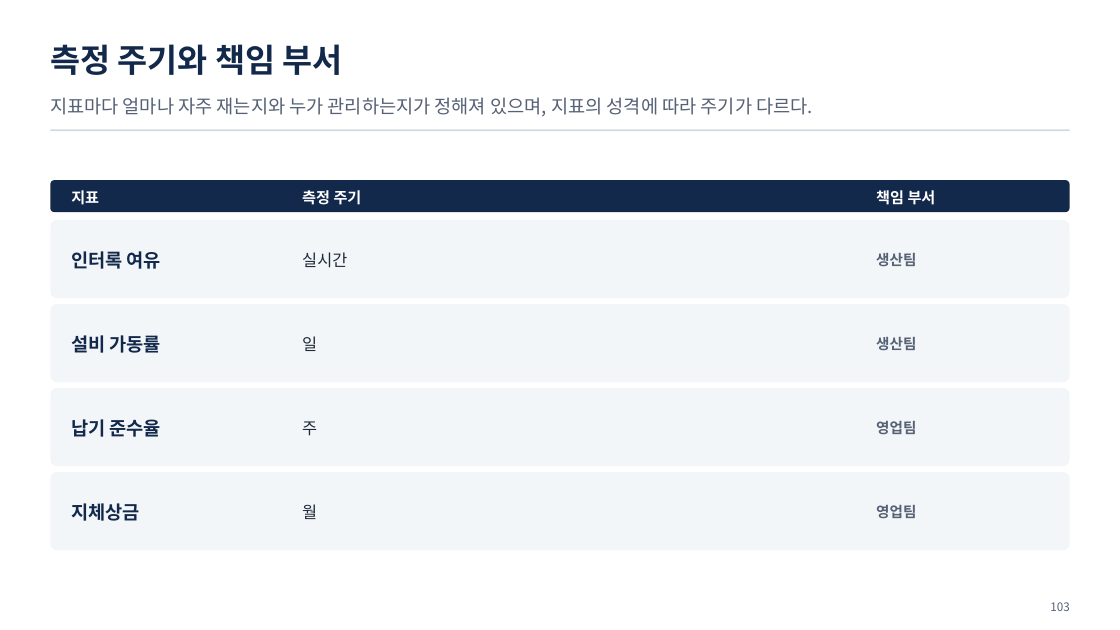
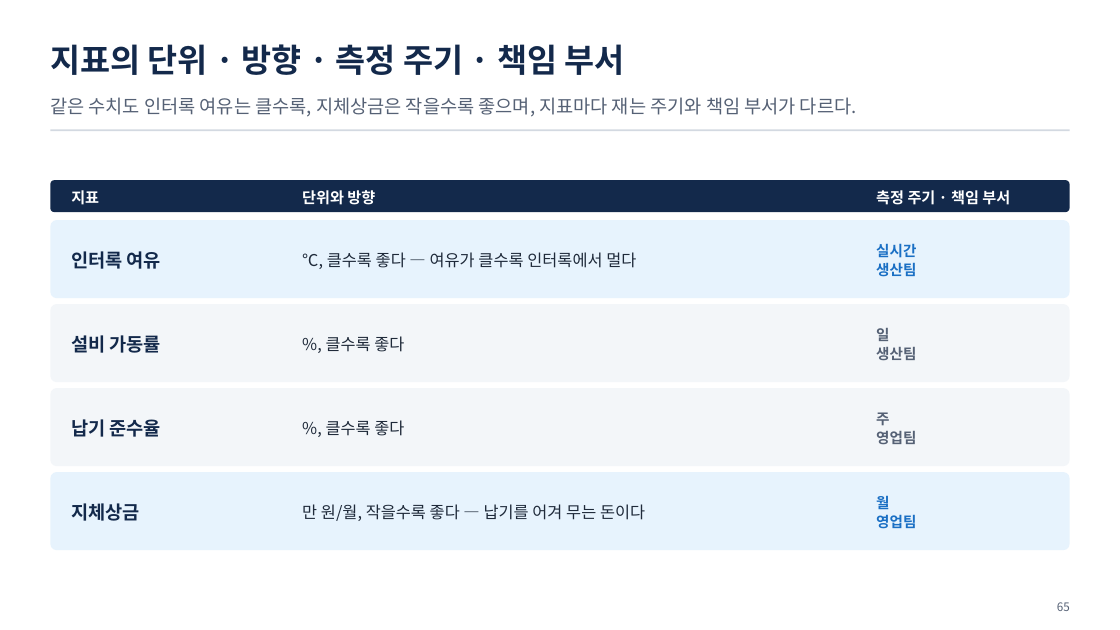
Before and after one commit to uengine-oss/hyd-iot-edu, a slide deck: slide 65 of docs/교재/통합반/03일차/통합반_03일차.pptx (slide 103 before the commit). Drawn at 1120x630 pixels with LibreOffice and Linux fonts; fonts in the diff are those of the drawing. Boxes give left, top, right and bottom in pixels: in the first picture for what was removed or moved away, otherwise in the second. Text is boxed around its words. In the diff, an @@ line names an element or a change of style, - is before the commit and + after.

```diff
--- a/docs/교재/통합반/03일차/통합반_03일차.pptx
+++ b/docs/교재/통합반/03일차/통합반_03일차.pptx
@@ text at box(50, 44, 625, 75): text changed @@
-측정 주기와 책임 부서
+지표의 단위 · 방향 · 측정 주기 · 책임 부서
@@ text at box(50, 97, 857, 117): text changed @@
-지표마다 얼마나 자주 재는지와 누가 관리하는지가 정해져 있으며, 지표의 성격에 따라 주기가 다르다.
+같은 수치도 인터록 여유는 클수록, 지체상금은 작을수록 좋으며, 지표마다 재는 주기와 책임 부서가 다르다.
@@ text at box(302, 190, 375, 205): text changed @@
-측정 주기
+단위와 방향
@@ text at box(876, 190, 1010, 205): text changed @@
-책임 부서
+측정 주기 · 책임 부서
@@ rounded rectangle at box(50, 220, 1070, 298): fill #F3F6F9 to #E7F3FD @@
@@ text at box(302, 252, 636, 269): text changed @@
-실시간
+℃, 클수록 좋다 — 여유가 클수록 인터록에서 멀다
@@ text at box(876, 243, 916, 258): paragraph added @@
+실시간
@@ text at box(876, 263, 916, 277): text colour #556175 to #1A6FC4 in "생산팀" @@
@@ text at box(876, 328, 889, 341): paragraph added @@
+일
@@ text at box(326, 336, 404, 352): text changed @@
-일
+%, 클수록 좋다
@@ text at box(876, 412, 889, 426): paragraph added @@
+주
@@ text at box(326, 420, 404, 436): text changed @@
-주
+%, 클수록 좋다
@@ rounded rectangle at box(50, 472, 1070, 550): fill #F3F6F9 to #E7F3FD @@
@@ text at box(302, 504, 645, 521): text changed @@
-월
+만 원/월, 작을수록 좋다 — 납기를 어겨 무는 돈이다
@@ text at box(876, 493, 889, 512): paragraph added @@
+월
@@ text at box(876, 515, 916, 528): text colour #556175 to #1A6FC4 in "영업팀" @@
@@ text at box(1057, 602, 1070, 611): text changed @@
-103
+65
```
Also in this commit, not shown: 80 other slides changed, 2 slides added, 53 slides removed, 12 other files.
